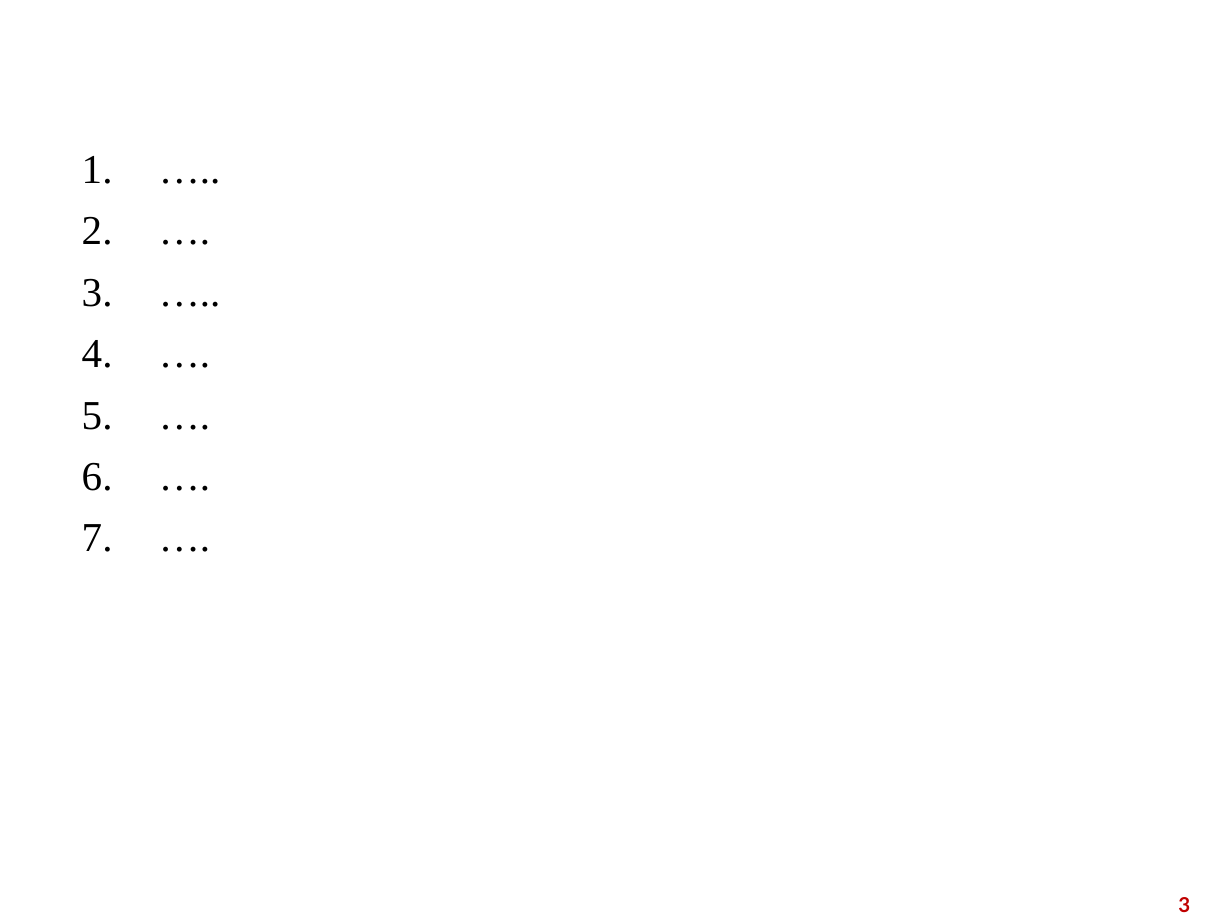
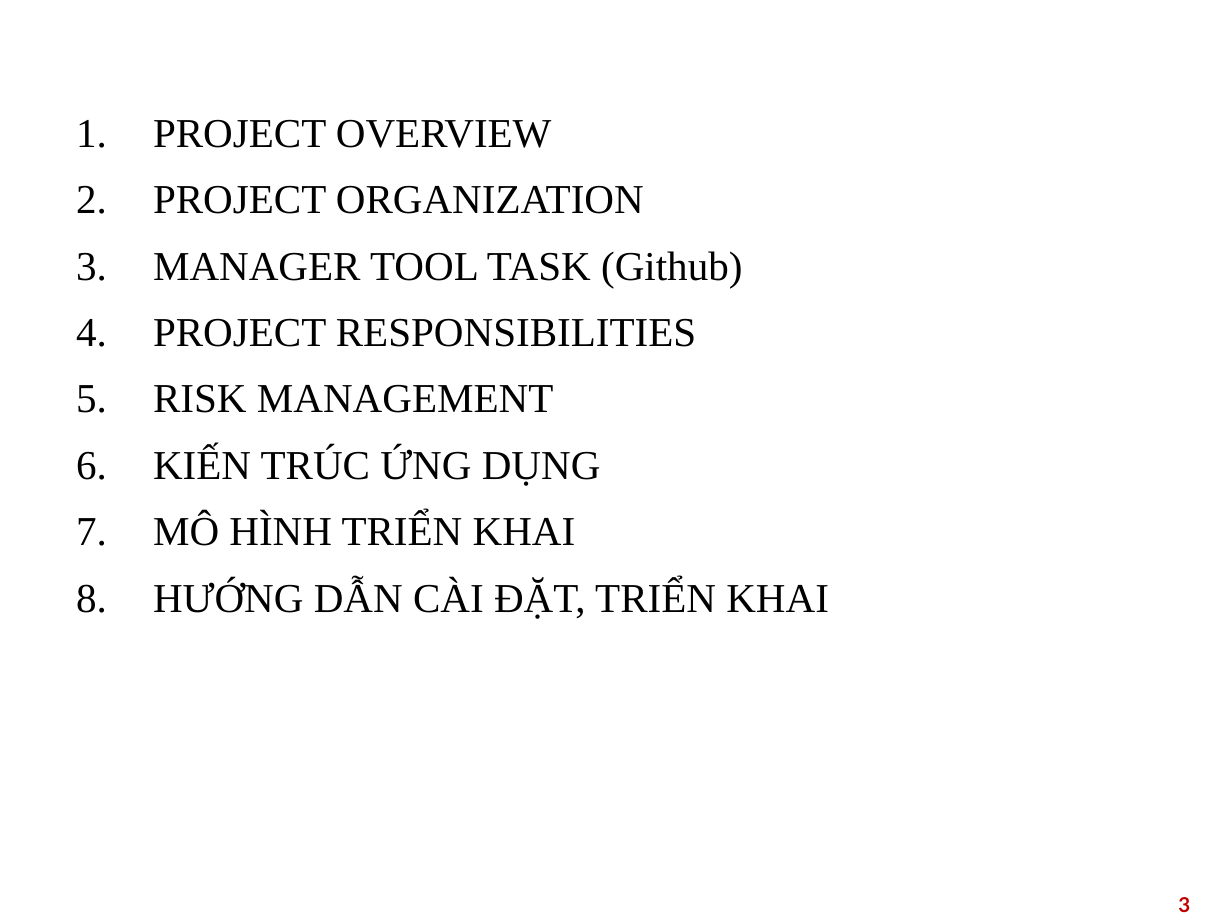
Before and after one commit to tienlhp1/agile_group_2, a slide deck: slide 3 of Agile.pptx. Drawn at 1232x924 pixels with LibreOffice and Linux fonts; fonts in the diff are those of the drawing; background and template pictures are left out. Boxes give left, top, right and bottom in pixels: in the first picture for what was removed or moved away, otherwise in the second. Text is boxed around its words. In the diff, an @@ line names an element or a change of style, - is before the commit and + after.

```diff
--- a/Agile.pptx
+++ b/Agile.pptx
@@ text at <box>153,119,829,619</box>: text changed @@
-1. …..
-2. ….
-3. …..
-4. ….
-5. ….
-6. ….
-7. ….
+1. PROJECT OVERVIEW
+2. PROJECT ORGANIZATION
+3. MANAGER TOOL TASK (Github)
+4. PROJECT RESPONSIBILITIES
+5. RISK MANAGEMENT
+6. KIẾN TRÚC ỨNG DỤNG
+7. MÔ HÌNH TRIỂN KHAI
+8. HƯỚNG DẪN CÀI ĐẶT, TRIỂN KHAI
```
Also in this commit, not shown: 21 other slides changed, 1 slide added.
